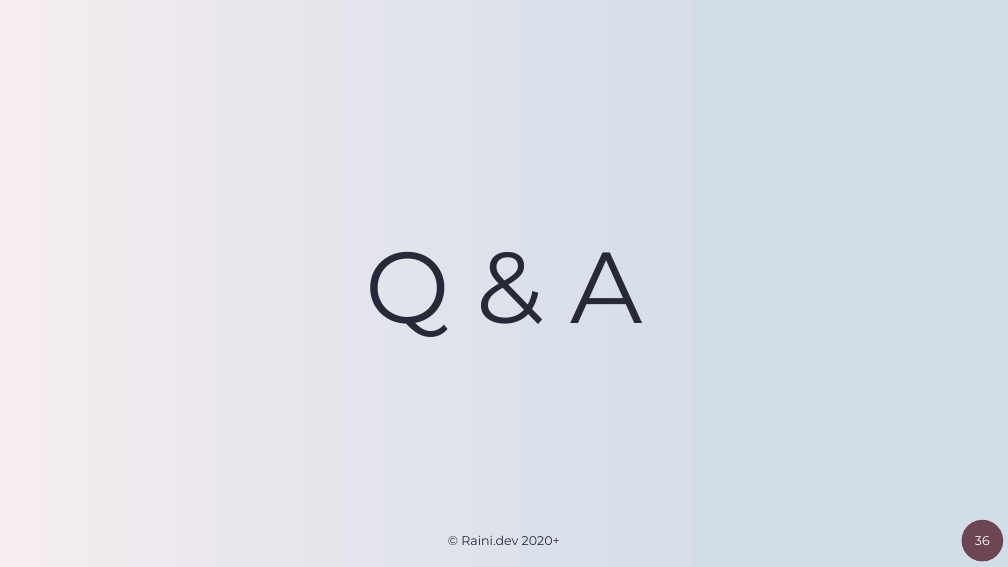
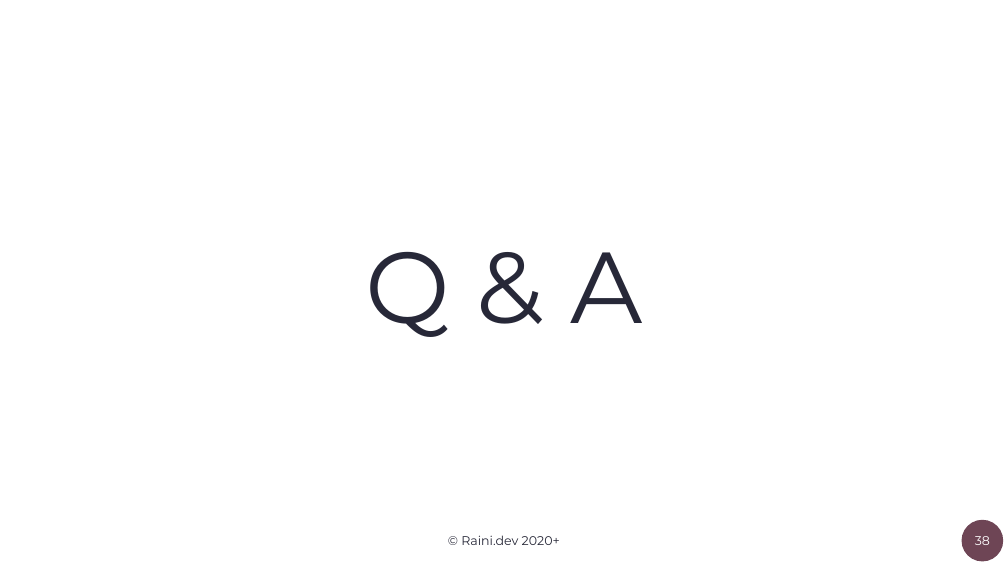
Before and after one commit to orlowdev/clean-project-history-with-semver-and-changelogs, a slide deck: slide 38 of Semantic-Versioning-at-Scale.pptx (slide 36 before the commit). Drawn at 1008x567 pixels with LibreOffice and Linux fonts; fonts in the diff are those of the drawing; background and template pictures are left out. Boxes give left, top, right and bottom in pixels: in the first picture for what was removed or moved away, otherwise in the second. Text is boxed around its words. In the diff, an @@ line names an element or a change of style, - is before the commit and + after.

```diff
--- a/Semantic-Versioning-at-Scale.pptx
+++ b/Semantic-Versioning-at-Scale.pptx
@@ background gradient #F5EDF0 to #D3DDE8 to picture (left out) @@
```
Also in this commit, not shown: 14 other slides changed, 4 slides added, 2 slides removed.
